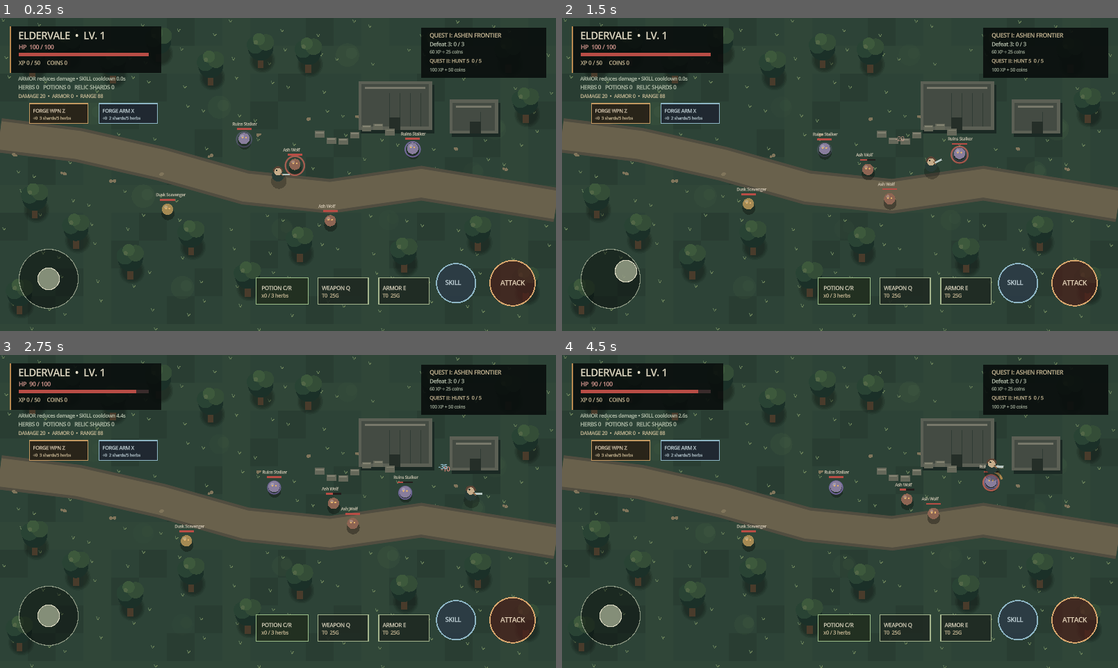
Above: before the commit, frames 1-4 (two rows, left to right).
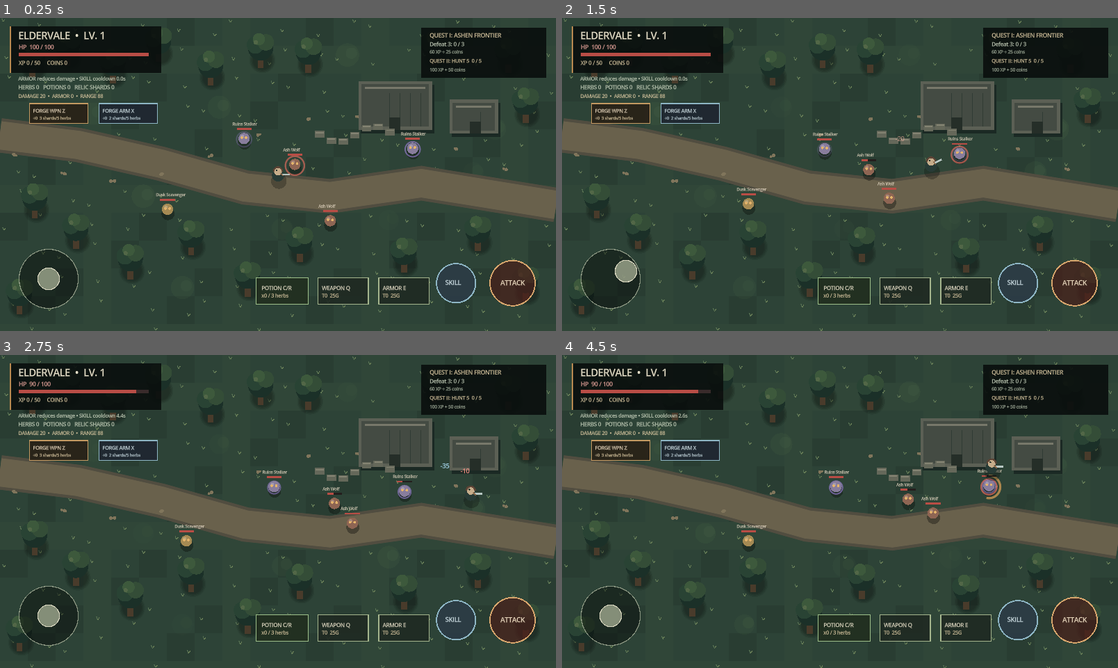
Above: after the commit, the same moments.

Repository: filesgloom-png/ELDERVALE
Game: Godot game, scene res://scenes/main.tscn
Two runs of this game, one before a commit and one after it. Both use one fixed random seed, a clock stepped at 60 frames per second and the inputs below.
Inputs (mouse positions are in pixels of both pictures, inside the frame that each line leads up to):
- Up to frame 1 (0.25 s): no input
- Up to frame 2 (1.5 s): tap Enter (ui_accept) at 0.5, 0.77 s; move the mouse to (962, 158) at 0.52 s; hold Right (ui_right) 0.53-1.25 s; tap Q at 0.6 s; click (962, 158) at 0.67 s; drag from (728, 190) to (812, 237) at 1.27 s
- Up to frame 3 (2.75 s): move the mouse to (333, 442) at 2.02 s; hold Right (ui_right) from 2.03 s (still down); tap F at 2.1 s
- Up to frame 4 (4.5 s): release Right (ui_right) at 2.75 s; drag from (812, 574) to (673, 464) at 2.77 s; move the mouse to (1006, 558) at 3.52 s; hold Left (ui_left) 3.53-4.25 s; tap R at 3.6 s; tap Enter (ui_accept) at 3.77 s; drag from (673, 464) to (756, 433) at 4.27 s

The runs differ from the first frame. In frame 1, less than 0.1% of the frame differs, in the area x 29-75%, y 37-65%; in frame 2, 0.1%; in frame 3, 0.3%; in frame 4, 0.4%, in the area x 32-80%, y 35-60%.

Commit message:
feat: add enemy archetypes and ruin guardian encounter

Diff:
--- a/scripts/main.gd
+++ b/scripts/main.gd
@@ -30,6 +30,7 @@
 var armor_enchant := 0
 var quest_reward_claimed := false
 var second_quest_reward_claimed := false
+var guardian_defeated := false
 var mobs: Array[Dictionary] = []
 var loot_drops: Array[Dictionary] = []
 var floating_messages: Array[Dictionary] = []
@@ -40,6 +41,7 @@
 func _ready() -> void:
 	_spawn_initial_mobs()
 	_load_progress()
+	_ensure_guardian_encounter()
 	queue_redraw()
 
 func _process(delta: float) -> void:
@@ -145,6 +147,9 @@
 	for i in range(mobs.size()):
 		var mob: Dictionary = mobs[i]
 		if not mob["alive"]:
+			if bool(mob.get("boss", false)):
+				mobs[i] = mob
+				continue
 			var respawn_timer := float(mob.get("respawn_timer", 0.0)) - delta
 			mob["respawn_timer"] = respawn_timer
 			if respawn_timer <= 0.0:
@@ -162,13 +167,35 @@
 			mob.erase("hit_flash")
 		var to_player := player_position - mob_pos
 		var distance_to_player := to_player.length()
+		var mob_name := String(mob["name"])
+		var attack_range := 34.0
+		var windup_duration := 0.42
+		if mob_name == "Ruins Stalker":
+			attack_range = 66.0
+			windup_duration = 0.72
+		elif mob_name == "Ruin Guardian":
+			attack_range = 58.0
+			windup_duration = 0.92
 		var local_attack_cooldown := maxf(float(mob.get("attack_cooldown", 0.0)) - delta, 0.0)
 		mob["attack_cooldown"] = local_attack_cooldown
 		var attack_windup := float(mob.get("attack_windup", 0.0))
-		if distance_to_player < 310.0 and distance_to_player > 34.0:
-			mob_pos += to_player.normalized() * float(mob["speed"]) * delta
+		if distance_to_player < 310.0 and distance_to_player > attack_range:
+			var movement_direction := to_player.normalized()
+			if mob_name == "Dusk Scavenger" and distance_to_player < 135.0:
+				movement_direction = movement_direction.rotated(sin(elapsed * 2.8 + float(i)) * 0.72)
+			var move_speed := float(mob["speed"])
+			if mob_name == "Ash Wolf":
+				var pounce_cooldown := maxf(float(mob.get("pounce_cooldown", 0.0)) - delta, 0.0)
+				if distance_to_player >= 62.0 and distance_to_player <= 150.0 and pounce_cooldown <= 0.0:
+					move_speed *= 3.4
+					mob["pounce_cooldown"] = 2.6
+					mob["pounce_flash"] = 0.28
+				else:
+					mob["pounce_cooldown"] = pounce_cooldown
+					mob["pounce_flash"] = maxf(float(mob.get("pounce_flash", 0.0)) - delta, 0.0)
+			mob_pos += movement_direction * move_speed * delta
 			mob["attack_windup"] = 0.0
-		elif distance_to_player <= 34.0:
+		elif distance_to_player <= attack_range:
 			if attack_windup > 0.0:
 				attack_windup = maxf(attack_windup - delta, 0.0)
 				mob["attack_windup"] = attack_windup
@@ -177,15 +204,16 @@
 					player_hp -= incoming_damage
 					player_hit_flash = 0.22
 					_add_floating_message("-%d" % incoming_damage, player_position + Vector2(0, -35), Color("#f28f82"))
-					mob["attack_cooldown"] = 0.85
+					mob["attack_cooldown"] = 0.85 if mob_name != "Ruin Guardian" else 1.25
 					if player_hp <= 0:
 						player_hp = player_max_hp
 						player_position = WORLD_SIZE * 0.5
 			elif local_attack_cooldown <= 0.0:
-				mob["attack_windup"] = 0.42
+				mob["attack_windup"] = windup_duration
 		else:
 			mob["attack_windup"] = 0.0
 		mob["pos"] = mob_pos
+		mobs[i] = mob
 
 func _try_attack() -> void:
 	if attack_cooldown > 0.0:
@@ -241,14 +269,20 @@
 func _defeat_mob(mob: Dictionary) -> void:
 	if not mob["alive"]:
 		return
+	var is_boss := bool(mob.get("boss", false))
 	mob["alive"] = false
-	mob["respawn_timer"] = 8.0
+	if not is_boss:
+		mob["respawn_timer"] = 8.0
+	else:
+		guardian_defeated = true
 	kills += 1
-	_spawn_loot_drop(mob["pos"], "coins", 3 + player_level)
+	_spawn_loot_drop(mob["pos"], "coins", (35 + player_level * 3) if is_boss else (3 + player_level))
 	_spawn_loot_drop(mob["pos"] + Vector2(-15, 8), "herbs", 1 + int(kills % 2))
 	if int(mob["xp"]) >= 28:
-		_spawn_loot_drop(mob["pos"] + Vector2(15, -8), "relic", 1)
+		_spawn_loot_drop(mob["pos"] + Vector2(15, -8), "relic", 4 if is_boss else 1)
 	_gain_xp(int(mob["xp"]))
+	if not is_boss:
+		_ensure_guardian_encounter()
 	if kills >= 3 and not quest_reward_claimed:
 		quest_reward_claimed = true
 		player_xp += 60
@@ -285,6 +319,25 @@
 		Vector2(950, 300), Vector2(370, 445)
 	]
 	return spawn_positions[index % spawn_positions.size()]
+
+func _ensure_guardian_encounter() -> void:
+	if kills < 5 or guardian_defeated:
+		return
+	for mob in mobs:
+		if String(mob["name"]) == "Ruin Guardian":
+			return
+	mobs.append({
+		"name": "Ruin Guardian",
+		"pos": Vector2(1010, 235),
+		"hp": 240,
+		"max_hp": 240,
+		"damage": 17,
+		"speed": 29.0,
+		"xp": 120,
+		"alive": true,
+		"boss": true
+	})
+	_add_floating_message("RUIN GUARDIAN AWAKENS", Vector2(WORLD_SIZE.x * 0.5, 190), Color("#c7a5ff"))
 
 func _spawn_loot_drop(drop_position: Vector2, drop_type: String, amount: int) -> void:
 	loot_drops.append({
@@ -407,6 +460,7 @@
 		"kills": kills,
 		"quest_reward_claimed": quest_reward_claimed,
 		"second_quest_reward_claimed": second_quest_reward_claimed,
+		"guardian_defeated": guardian_defeated,
 		"weapon_tier": weapon_tier,
 		"armor_tier": armor_tier,
 		"herbs": herbs,
@@ -436,6 +490,7 @@
 	kills = maxi(0, int(parsed.get("kills", 0)))
 	quest_reward_claimed = bool(parsed.get("quest_reward_claimed", false))
 	second_quest_reward_claimed = bool(parsed.get("second_quest_reward_claimed", false))
+	guardian_defeated = bool(parsed.get("guardian_defeated", false))
 	weapon_tier = clampi(int(parsed.get("weapon_tier", 0)), 0, 5)
 	armor_tier = clampi(int(parsed.get("armor_tier", 0)), 0, 5)
 	herbs = maxi(0, int(parsed.get("herbs", 0)))
@@ -557,11 +612,18 @@
 		if not mob["alive"]:
 			continue
 		var mob_pos: Vector2 = mob["pos"]
-		var is_wolf := String(mob["name"]) == "Ash Wolf"
-		var body_color := Color("#8e6553") if is_wolf else (Color("#887d9c") if String(mob["name"]) == "Ruins Stalker" else Color("#a58a53"))
+		var mob_name := String(mob["name"])
+		var is_wolf := mob_name == "Ash Wolf"
+		var is_guardian := mob_name == "Ruin Guardian"
+		var body_color := Color("#8e6553") if is_wolf else (Color("#887d9c") if mob_name == "Ruins Stalker" else (Color("#b95f49") if is_guardian else Color("#a58a53")))
 		if float(mob.get("hit_flash", 0.0)) > 0.0:
 			body_color = Color("#fff0d4")
-		draw_circle(mob_pos + Vector2(1, 10), 15.0, Color(0.02, 0.025, 0.02, 0.35))
+		draw_circle(mob_pos + Vector2(1, 10), 23.0 if is_guardian else 15.0, Color(0.02, 0.025, 0.02, 0.35))
+		if is_guardian:
+			var guardian_glow := 0.22 + 0.12 * sin(elapsed * 3.0)
+			var guardian_color := Color("#d36b55")
+			guardian_color.a = guardian_glow
+			draw_arc(mob_pos, 29.0 + sin(elapsed * 2.4) * 2.0, 0.0, TAU, 36, guardian_color, 4.0, true)
 		var threat_distance := player_position.distance_to(mob_pos)
 		if threat_distance <= 76.0:
 			var warning_color := Color("#e36b5d")
@@ -569,23 +631,28 @@
 			draw_arc(mob_pos + Vector2(0, 3), 20.0 + 2.0 * sin(elapsed * 8.0), 0.0, TAU, 28, warning_color, 2.5, true)
 		var attack_windup := float(mob.get("attack_windup", 0.0))
 		if attack_windup > 0.0:
-			var windup_progress := 1.0 - clampf(attack_windup / 0.42, 0.0, 1.0)
+			var windup_duration := 0.42
+			if mob_name == "Ruins Stalker":
+				windup_duration = 0.72
+			elif is_guardian:
+				windup_duration = 0.92
+			var windup_progress := 1.0 - clampf(attack_windup / windup_duration, 0.0, 1.0)
 			var telegraph_color := Color("#ffb45c")
 			telegraph_color.a = 0.75 + 0.25 * sin(elapsed * 18.0)
 			draw_arc(mob_pos + Vector2(0, 3), 26.0, -PI * 0.5, -PI * 0.5 + TAU * windup_progress, 32, telegraph_color, 4.0, true)
-		if String(mob["name"]) == "Ruins Stalker":
+		if mob_name == "Ruins Stalker":
 			var rune_glow := 0.35 + 0.22 * sin(elapsed * 3.2 + mob_pos.x * 0.02)
 			var rune_color := Color("#ad8bf0")
 			rune_color.a = rune_glow
 			draw_arc(mob_pos + Vector2(0, 2), 16.0 + sin(elapsed * 4.0) * 1.5, 0.0, TAU, 24, rune_color, 2.0, true)
-		draw_circle(mob_pos, 13.0, body_color)
-		draw_circle(mob_pos + Vector2(-4, -5), 4.0, body_color.lightened(0.22))
-		draw_circle(mob_pos + Vector2(-4, -2), 2.0, Color("#e3b36b"))
-		draw_circle(mob_pos + Vector2(4, -2), 2.0, Color("#e3b36b"))
-		var bar_width := 34.0
+		draw_circle(mob_pos, 21.0 if is_guardian else 13.0, body_color)
+		draw_circle(mob_pos + Vector2(-4, -5), 7.0 if is_guardian else 4.0, body_color.lightened(0.22))
+		draw_circle(mob_pos + Vector2(-5, -2), 3.0, Color("#ffd27b") if is_guardian else Color("#e3b36b"))
+		draw_circle(mob_pos + Vector2(5, -2), 3.0, Color("#ffd27b") if is_guardian else Color("#e3b36b"))
+		var bar_width := 58.0 if is_guardian else 34.0
 		draw_rect(Rect2(mob_pos + Vector2(-bar_width / 2.0, -24), Vector2(bar_width, 4)), Color("#241e1d"))
 		draw_rect(Rect2(mob_pos + Vector2(-bar_width / 2.0, -24), Vector2(bar_width * clampf(float(mob["hp"]) / float(mob["max_hp"]), 0.0, 1.0), 4)), Color("#b94d45"))
-		draw_string(ThemeDB.fallback_font, mob_pos + Vector2(-27, -30), String(mob["name"]), HORIZONTAL_ALIGNMENT_LEFT, 70, 9, Color("#ded2bd"))
+		draw_string(ThemeDB.fallback_font, mob_pos + Vector2(-40 if is_guardian else -27, -34 if is_guardian else -30), mob_name, HORIZONTAL_ALIGNMENT_LEFT, 100 if is_guardian else 70, 11 if is_guardian else 9, Color("#f0c6b4") if is_guardian else Color("#ded2bd"))
 
 func _draw_loot_drops() -> void:
 	for drop in loot_drops:
